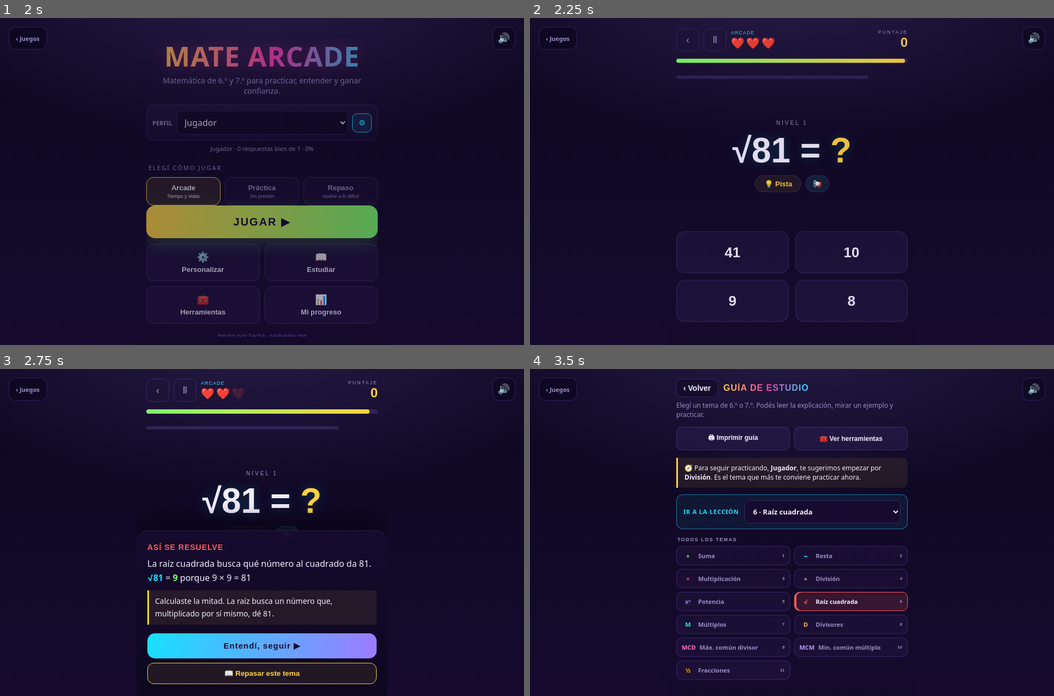
Above: before the commit, frames 1-4 (two rows, left to right).
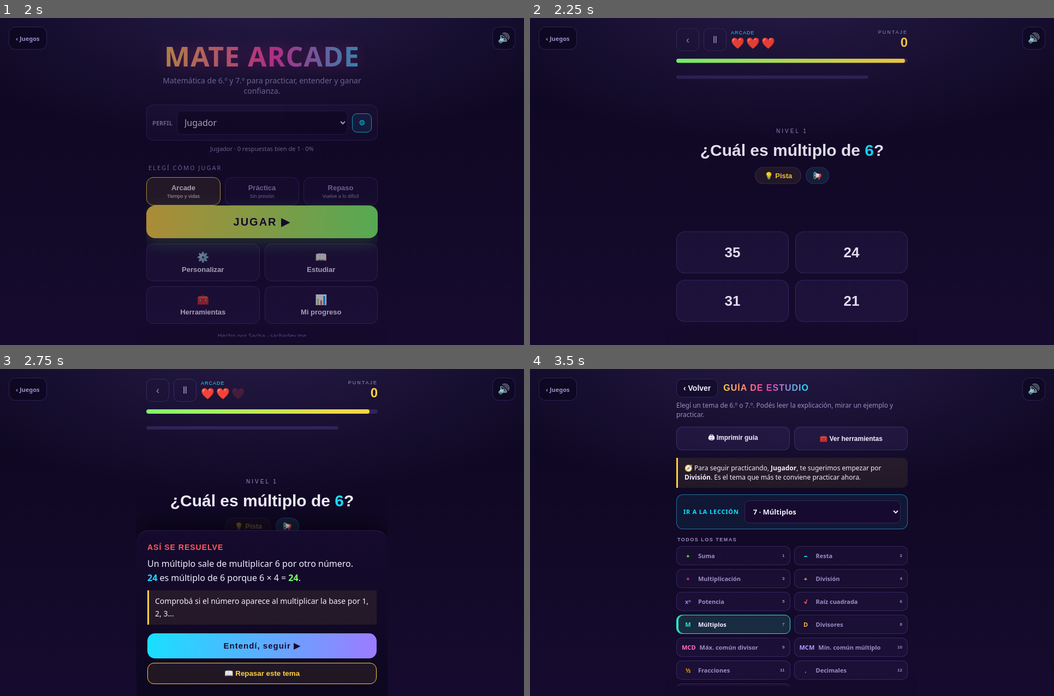
Above: after the commit, the same moments.

Repository: LeandroMelchiori/Juegos-Chicos
Game: browser game, page games/mate-arcade/index.html
Same seed, same stepped clock (60 frames per second), same inputs: the game is played once before the commit and once after it.
Inputs (mouse positions are in pixels of both pictures, inside the frame that each line leads up to):
- Up to frame 1 (2 s): click "JUGAR ▶" at 0.27 s; click (241, 305) at 0.52 s; type "5" at 0.52 s; click "OK" at 0.77 s; click "‹" at 1.27 s; click "JUGAR ▶" at 1.77 s; click "‹" at 1.87 s
- Up to frame 2 (2.25 s): click "JUGAR ▶" at 2.02 s
- Up to frame 3 (2.75 s): click "41" (after the commit: "35") at 2.47 s
- Up to frame 4 (3.5 s): click "📖 Repasar este tema" at 3.07 s

Frame 1 is identical in both runs. In frame 2, 1.4% of the frame differs, in the area x 32-68%, y 31-88%; in frame 3, 2.4%; in frame 4, 2.8%, in the area x 27-73%, y 42-97%.

Commit message:
Sumar decimales y simplificación a Mate Arcade para ampliar las lecciones

Diff:
--- a/games/mate-arcade/index.html
+++ b/games/mate-arcade/index.html
@@ -64,6 +64,8 @@
       <button class="op" data-op="mcd" data-active="1"><span class="sym txt">MCD</span><span class="nm">MÁX COMÚN</span></button>
       <button class="op" data-op="mcm" data-active="1"><span class="sym txt">MCM</span><span class="nm">MÍN COMÚN</span></button>
       <button class="op" data-op="frac" data-active="1"><span class="sym">½</span><span class="nm">FRACCIONES</span></button>
+      <button class="op" data-op="dec" data-active="1"><span class="sym">,</span><span class="nm">DECIMALES</span></button>
+      <button class="op" data-op="simp" data-active="1"><span class="sym">÷/÷</span><span class="nm">SIMPLIFICAR</span></button>
     </div>
     <div class="quick" id="quick">
       <button class="chip" data-sel="all">Todas</button>
--- a/games/mate-arcade/js/app.js
+++ b/games/mate-arcade/js/app.js
@@ -8,12 +8,12 @@
   function safeSet(k,v){try{localStorage.setItem(k,v);}catch(e){mem[k]=String(v);}}
 
   var STORAGE_KEY="mateArcadeDataV2";
-  var DEFAULT_OPS=["add","sub","mul","div","pow","root","mlt","dvs","mcd","mcm","frac"];
+  var DEFAULT_OPS=["add","sub","mul","div","pow","root","mlt","dvs","mcd","mcm","frac","dec","simp"];
   function blankProgress(){
-    return {best:0,total:0,correct:0,sessions:0,practiceSessions:0,reviewSessions:0,bestCombo:0,byOp:{},studyByOp:{},unlocked:[],stickers:[],
+    return {best:0,total:0,correct:0,sessions:0,practiceSessions:0,reviewSessions:0,bestCombo:0,byOp:{},studyByOp:{},unlocked:[],stickers:[],lastDaily:null,
       preferences:{mode:"arcade",answerMode:"mixed",rounds:10,sound:true,vibration:true,contrast:false,motion:false,largeText:false,calm:false},
       ops:DEFAULT_OPS.slice(),
-      diffByOp:{add:"normal",sub:"normal",mul:"normal",div:"normal",pow:"normal",root:"normal",mlt:"normal",dvs:"normal",mcd:"normal",mcm:"normal",frac:"normal"}};
+      diffByOp:{add:"normal",sub:"normal",mul:"normal",div:"normal",pow:"normal",root:"normal",mlt:"normal",dvs:"normal",mcd:"normal",mcm:"normal",frac:"normal",dec:"normal",simp:"normal"}};
   }
   function loadStore(){
     var raw=safeGet(STORAGE_KEY),data;
@@ -74,9 +74,9 @@
     learnReturn:"menu",toolsReturn:"menu",studyFromError:false,currentStudyOp:"add",studyTab:"understand",retryQueue:[],retryContext:null,
     lastFocus:null};
 
-  var OPNAME={add:"Suma",sub:"Resta",mul:"Multiplicación",div:"División",pow:"Potencia",root:"Raíz",mlt:"Múltiplos",dvs:"Divisores",mcd:"Máx. común divisor",mcm:"Mín. común múltiplo",frac:"Fracciones"};
-  var OPSYM ={add:"+",sub:"−",mul:"×",div:"÷",pow:"xⁿ",root:"√",mlt:"M",dvs:"D",mcd:"MCD",mcm:"MCM",frac:"½"};
-  var OPORDER=["add","sub","mul","div","pow","root","mlt","dvs","mcd","mcm","frac"];
+  var OPNAME={add:"Suma",sub:"Resta",mul:"Multiplicación",div:"División",pow:"Potencia",root:"Raíz",mlt:"Múltiplos",dvs:"Divisores",mcd:"Máx. común divisor",mcm:"Mín. común múltiplo",frac:"Fracciones",dec:"Decimales",simp:"Simplificar"};
+  var OPSYM ={add:"+",sub:"−",mul:"×",div:"÷",pow:"xⁿ",root:"√",mlt:"M",dvs:"D",mcd:"MCD",mcm:"MCM",frac:"½",dec:",",simp:"÷/÷"};
+  var OPORDER=["add","sub","mul","div","pow","root","mlt","dvs","mcd","mcm","frac","dec","simp"];
   var ACHIEVEMENTS=[
     {id:"first",icon:"🌟",name:"Primer paso",desc:"Resolver una cuenta"},
     {id:"first10",icon:"🎯",name:"En carrera",desc:"Alcanzar 10 aciertos"},
@@ -332,6 +332,61 @@
         solve="Multiplicá por "+m+" arriba y abajo en la primera: <div class='frac-inline'><span>"+(n1*m)+"</span><span>"+den2+"</span></div>. Ahora sumá los de arriba: "+(n1*m)+" + "+n2+" = <span class='res'><div class='frac-inline'><span>"+ans+"</span><span>"+den2+"</span></div></span>.";
         return {text:text, ans:ans, op:op, equals:false, options:shuffle([ans].concat(distractors)).map(function(n){return {value:n,html:"<div class='frac-inline'><span>"+n+"</span><span>"+den2+"</span></div>"};}), meta:{}, hint:hint, solve:solve};
       }
+    }else if(op==="dec"){
+      var tipoDec = ri(1, 2); // 1 = suma, 2 = resta
+      var int1 = ri(0, 10), dec1 = ri(1, 9);
+      var int2 = ri(0, 10), dec2 = ri(1, 9);
+      var v1 = int1 + dec1 / 10;
+      var v2 = int2 + dec2 / 10;
+      var str1 = v1.toFixed(1).replace(".", ",");
+      var str2 = v2.toFixed(1).replace(".", ",");
+      if (tipoDec === 1) {
+        ans = Math.round((v1 + v2) * 10) / 10;
+        var strAns = ans.toFixed(1).replace(".", ",");
+        text = str1 + " + " + str2;
+        distractors = [
+          Math.round((ans + 1) * 10) / 10,
+          Math.round((ans - 0.1) * 10) / 10,
+          Math.round((ans + 0.1) * 10) / 10
+        ];
+        hint = "Alineá las comas. Sumá los décimos con los décimos y los enteros con enteros.";
+        solve = "Alineando la coma: <br> " + str1 + " <br>+ " + str2 + " <br>= <span class='res'>" + strAns + "</span>";
+      } else {
+        if (v1 < v2) { var temp = v1; v1 = v2; v2 = temp; var tempStr = str1; str1 = str2; str2 = tempStr; }
+        if (v1 === v2) { v1 += 1.5; str1 = v1.toFixed(1).replace(".", ","); }
+        ans = Math.round((v1 - v2) * 10) / 10;
+        var strAns = ans.toFixed(1).replace(".", ",");
+        text = str1 + " − " + str2;
+        distractors = [
+          Math.round((ans + 1) * 10) / 10,
+          Math.round((ans - 0.1) * 10) / 10,
+          Math.round((ans + 0.1) * 10) / 10
+        ];
+        hint = "Alineá las comas y restá columna por columna.";
+        solve = "Alineando la coma: <br> " + str1 + " <br>− " + str2 + " <br>= <span class='res'>" + strAns + "</span>";
+      }
+      var optsDec = shuffle([ans].concat(distractors)).map(function(n) { return { value: n, html: n.toFixed(1).replace(".", ",") }; });
+      return { text: text, ans: ans, op: op, equals: false, options: optsDec, meta: {}, hint: hint, solve: solve };
+    }else if(op==="simp"){
+      var factor = ri(2, 5);
+      var n = ri(1, 5), d = ri(2, 7);
+      while(n>=d || gcd(n,d)!==1) {
+        n = ri(1, 5); d = ri(2, 7);
+      }
+      var numOrig = n * factor, denOrig = d * factor;
+      ans = n + "/" + d;
+      text = "¿Cuál es la fracción simplificada de <div class='frac-inline'><span>" + numOrig + "</span><span>" + denOrig + "</span></div>?";
+      var dist1 = (n+1) + "/" + d;
+      var dist2 = n + "/" + (d+1);
+      var dist3 = (n*2) + "/" + (d*2);
+      distractors = [dist1, dist2, dist3];
+      hint = "Buscá un divisor común (como " + factor + ") para dividir arriba y abajo.";
+      solve = "Dividimos por " + factor + " arriba y abajo:<br><div class='frac-inline'><span>" + numOrig + "÷" + factor + "</span><span>" + denOrig + "÷" + factor + "</span></div> = <span class='res'><div class='frac-inline'><span>" + n + "</span><span>" + d + "</span></div></span>";
+      var optsSimp = shuffle([ans].concat(distractors)).map(function(val) {
+        var parts = val.split("/");
+        return { value: val, html: "<div class='frac-inline'><span>" + parts[0] + "</span><span>" + parts[1] + "</span></div>" };
+      });
+      return { text: text, ans: ans, op: op, equals: false, options: optsSimp, meta: {}, hint: hint, solve: solve };
     }else{ // mcm
       var gloM=d.commonMax;
       var A2,B2,L,t4=0;
@@ -607,7 +662,7 @@
   function answerLabel(){
     var opts=state.cur&&state.cur.options;
     if(opts){
-      for(var i=0;i<opts.length;i++)if(typeof opts[i]==="object"&&Number(opts[i].value)===state.answer)return opts[i].label;
+      for(var i=0;i<opts.length;i++)if(typeof opts[i]==="object"&&String(opts[i].value)===String(state.answer))return opts[i].label;
     }
     return state.answer;
   }
@@ -626,7 +681,7 @@
     $("#answerInput").disabled=true;
     var all=document.querySelectorAll(".opt");
     all.forEach(function(o){o.classList.add("disabled");});
-    if(val===state.answer){
+    if(String(val)===String(state.answer)){
       if(btn)btn.classList.add("correct");
       var gained;
       if(state.usedHint){ gained=8; } // con pista: puntos base, sin bonus ni combo
@@ -645,7 +700,7 @@
       setTimeout(finishOrNext,650);
     }else{
       if(btn)btn.classList.add("wrong");
-      all.forEach(function(o){if(Number(o.dataset.value)===state.answer)o.classList.add("correct");});
+      all.forEach(function(o){if(String(o.dataset.value)===String(state.answer))o.classList.add("correct");});
       bump(state.cur.op,"fail");
       var diagnosis=diagnoseMistake(state.cur,val);
       state.cur.diagnosis=diagnosis;
@@ -664,7 +719,7 @@
     state.locked=true; state.answered++; state.lastValue=null; $("#hintBtn").disabled=true;
     document.querySelectorAll(".opt").forEach(function(o){
       o.classList.add("disabled");
-      if(Number(o.dataset.value)===state.answer)o.classList.add("correct");
+      if(String(o.dataset.value)===String(state.answer))o.classList.add("correct");
     });
     sndBad(); vibrate([0,40,30,60]);
     bump(state.cur.op,"fail");
--- a/games/mate-arcade/js/lessons.js
+++ b/games/mate-arcade/js/lessons.js
@@ -65,7 +65,19 @@
    h:"Si el denominador es igual, sumá los de arriba (numeradores) y dejá el mismo abajo.",
    e:"<b>1/5 + 2/5</b> = <span class='r'>3/5</span>.",
    t:"Si los de abajo son distintos, primero hay que igualarlos buscando un denominador común (como el MCM).",
-   w:"¡Ojo! El número de abajo (denominador) NUNCA se suma."}
+   w:"¡Ojo! El número de abajo (denominador) NUNCA se suma."},
+  {s:",",c:"#00C9A7",name:"Decimales",
+   q:"Los decimales indican partes de un entero, como los centavos en el dinero.",
+   h:"Para sumar o restar decimales, lo más importante es alinear la coma para que coincidan enteros con enteros, décimos con décimos.",
+   e:"<b>1,5 + 0,3</b> = <span class='r'>1,8</span>.",
+   t:"Si a un número le faltan cifras, podés completarlas con ceros a la derecha de la coma (ej: 1,5 es 1,50).",
+   w:"No alinees los números empujándolos a la derecha, siempre alineá las comas."},
+  {s:"÷/÷",c:"#FF7A59",name:"Simplificar",
+   q:"Simplificar es encontrar una fracción equivalente con números más chicos.",
+   h:"Tenés que dividir el número de arriba (numerador) y el de abajo (denominador) por un mismo divisor común.",
+   e:"<b>4/8</b> dividiendo ambos por 4 queda <span class='r'>1/2</span>.",
+   t:"Ayuda mucho buscar el Máximo Común Divisor (MCD) de los dos números.",
+   w:"Si dividís arriba por 2, abajo también tenés que dividir por 2."}
 ];
 var LESSONS={
   add:{
@@ -232,6 +244,36 @@
       {q:"¿Cómo resolvés 2/7 + 3/7?",o:["Sumo 2+3, y el 7 queda igual.","Sumo 2+3 y también 7+7."],a:0,e:"Si el tamaño (7) es igual, solo sumás las partes (2+3)."},
       {q:"Si tenés denominadores 2 y 4, ¿qué hacés?",o:["Multiplico el 2 para llegar a 4.","Sumo los denominadores 2+4."],a:0,e:"Hay que igualarlos. Multiplicar arriba y abajo por 2 transforma el medio en cuartos."}
     ]
+  },
+  dec:{
+    grade:"5.º–6.º",
+    goal:"Sumar y restar con números decimales respetando el valor posicional de las comas.",
+    prior:["Suma y resta","Valor posicional","Concepto de coma"],
+    context:{icon:"💰",title:"Contar monedas",text:"Si tenés $1,50 y te encontrás $0,30, ¿cuánto tenés en total?",math:"1,5 + 0,3 = 1,8"},
+    visual:"<div class='math-scene compare-rows'><div><small>Alineando la coma</small><span>1 , 5</span><span>0 , 3</span><b>1 , 8</b></div></div><div class='math-result'><span>La coma actúa de guía central.</span><strong>1,5 + 0,3 = 1,8</strong></div>",
+    compare:{bad:"1,5 + 0,03 = 0,18",badNote:"El 5 está en los décimos, el 3 en los centésimos. No se pueden sumar directamente.",good:"1,50 + 0,03 = 1,53",goodNote:"Completando con ceros es más fácil alinear correctamente."},
+    steps:["Escribí un número debajo del otro, asegurándote de que las comas queden exactamente en la misma columna.","Si un número tiene menos decimales, completá con ceros a la derecha.","Sumá o restá como si la coma no estuviera.","Al final, bajá la coma directo a la misma columna en el resultado."],
+    mental:"Para 2,4 + 1,2, pensalo como 24 + 12 = 36, y luego poné la coma en el medio: 3,6.",
+    remember:["La regla de oro: LA COMA MANDA.","Enteros con enteros, décimos con décimos.","Los ceros a la derecha de la parte decimal no cambian el valor del número (ej: 2,5 es lo mismo que 2,50)."],
+    quiz:[
+      {q:"Si vas a sumar 3,5 + 1,42, ¿cómo alineás los números?",o:["Para que las comas queden una debajo de la otra.","Para que el 5 y el 2 queden alineados a la derecha."],a:0,e:"Alinear a la derecha es un error de números enteros. En decimales manda la coma."},
+      {q:"¿Qué podés hacer para que 3,5 sea más fácil de sumar con 1,42?",o:["Escribirlo como 3,50.","Escribirlo como 0,35."],a:0,e:"Los ceros al final de los decimales no cambian el valor (3,5 = 3,50)."}
+    ]
+  },
+  simp:{
+    grade:"6.º–7.º",
+    goal:"Encontrar la fracción irreducible dividiendo el numerador y denominador por divisores comunes.",
+    prior:["Divisores","Fracciones","MCD"],
+    context:{icon:"🍰",title:"Porciones más grandes",text:"Tener 4 de 8 porciones es exactamente lo mismo que tener la mitad (1 de 2) de la torta.",math:"4/8 = 1/2"},
+    visual:"<div class='math-scene compare-rows'><div><small>Simplificando 4/8</small><div class='frac-inline'><span>4 ÷ 4</span><span>8 ÷ 4</span></div> = <div class='frac-inline'><span>1</span><span>2</span></div></div></div><div class='math-result'><span>El mismo divisor arriba y abajo.</span><strong>4/8 es equivalente a 1/2</strong></div>",
+    compare:{bad:"4/8 = 2/8",badNote:"Dividió el de arriba por 2, pero no tocó el de abajo. ¡La torta no se transformó mágicamente!",good:"4/8 = 2/4 = 1/2",goodNote:"Dividió por 2 arriba y abajo, y luego lo volvió a hacer. Ambas son equivalentes."},
+    steps:["Encontrá un número que divida de manera exacta tanto al numerador (el de arriba) como al denominador (el de abajo).","Hacé la división en los dos números.","Si la nueva fracción se puede volver a dividir, repetí el proceso.","Si buscás el Máximo Común Divisor (MCD) primero, la simplificás de un solo paso."],
+    mental:"Si los dos son pares, dividí por 2 (sacá la mitad). Si terminan en 0 o 5, dividí por 5.",
+    remember:["¡Lo que hacés arriba, lo hacés abajo!","La fracción se ve diferente, pero representa la misma cantidad.","Una fracción 'irreducible' es la que ya no se puede achicar más."],
+    quiz:[
+      {q:"Para simplificar 6/9, ¿por qué número dividís?",o:["Por 3 arriba y por 3 abajo.","Por 2 arriba y por 3 abajo."],a:0,e:"El divisor TIENE que ser el mismo para ambos números (en este caso, 3)."},
+      {q:"¿Qué fracción es irreducible?",o:["1/3","2/6"],a:0,e:"1/3 ya no se puede dividir más por un mismo número."}
+    ]
   }
 };
 window.MateArcadeContent={STUDY:STUDY,LESSONS:LESSONS};
--- a/tests/smoke-test.js
+++ b/tests/smoke-test.js
@@ -66,7 +66,7 @@
   elements.set(id, new Element(id));
 }
 
-const ops = ["add", "sub", "mul", "div", "pow", "root", "mlt", "dvs", "mcd", "mcm", "frac"].map((op) => {
+const ops = ["add", "sub", "mul", "div", "pow", "root", "mlt", "dvs", "mcd", "mcm", "frac", "dec", "simp"].map((op) => {
   const el = new Element();
   el.dataset.op = op;
   el.dataset.active = "1";
@@ -146,27 +146,27 @@
 vm.runInNewContext(instrumentedScript, context);
 
 assert.strictEqual(elements.get("profileSelect").children.length, 1, "Debe crear el perfil inicial");
-assert.strictEqual(elements.get("studyList").children.length, 11, "Debe renderizar las once fichas");
-assert.strictEqual(elements.get("studyIndex").children.length, 11, "Debe renderizar un índice compacto");
-assert.strictEqual(elements.get("studyTopicSelect").children.length, 11, "Debe permitir saltar directamente a cualquiera de las once lecciones");
+assert.strictEqual(elements.get("studyList").children.length, 13, "Debe renderizar las trece fichas");
+assert.strictEqual(elements.get("studyIndex").children.length, 13, "Debe renderizar un índice compacto");
+assert.strictEqual(elements.get("studyTopicSelect").children.length, 13, "Debe permitir saltar directamente a cualquiera de las trece lecciones");
 assert.match(elements.get("studyList").children[0].innerHTML, /QUÉ VAS A APRENDER/, "Cada ficha debe incluir un objetivo");
 assert.match(elements.get("studyList").children[0].innerHTML, /Miralo en acción/, "Cada ficha debe incluir una representación matemática visual");
 assert.match(elements.get("studyList").children[0].innerHTML, /Radar de errores/, "Cada ficha debe contrastar errores plausibles");
 assert.match(elements.get("studyList").children[0].innerHTML, /lesson-quiz/, "Cada ficha debe incluir un desafío corto");
 assert.match(elements.get("studyList").children[0].innerHTML, /lesson-tabs/, "Cada lección debe dividirse en pestañas");
-assert.strictEqual(Object.keys(window.__test.LESSONS).length, 11, "Deben existir once microlecciones");
+assert.strictEqual(Object.keys(window.__test.LESSONS).length, 13, "Deben existir trece microlecciones");
 for (const [op, lesson] of Object.entries(window.__test.LESSONS)) {
   assert(lesson.goal && lesson.visual && lesson.steps.length >= 3, `${op} debe tener objetivo, visual y pasos`);
-  assert(["4.º–6.º", "6.º", "6.º–7.º"].includes(lesson.grade), `${op} debe indicar el grado sugerido`);
+  assert(["4.º–6.º", "5.º–6.º", "6.º", "6.º–7.º"].includes(lesson.grade), `${op} debe indicar el grado sugerido`);
   assert(lesson.context && lesson.context.icon && lesson.context.math, `${op} debe conectar la idea con una situación visual`);
   assert(lesson.compare && lesson.compare.bad && lesson.compare.good, `${op} debe comparar un error plausible con el razonamiento correcto`);
   assert.strictEqual(lesson.quiz.length, 2, `${op} debe tener dos preguntas guiadas`);
   assert.match(window.__test.quizMarkup(op, 0), /quiz-option/, `${op} debe renderizar opciones de práctica`);
 }
-assert.strictEqual(elements.get("levelList").children.length, 11, "Debe renderizar niveles por operación");
-elements.get("studyTopicSelect").value = "frac";
+assert.strictEqual(elements.get("levelList").children.length, 13, "Debe renderizar niveles por operación");
+elements.get("studyTopicSelect").value = "simp";
 elements.get("studyTopicSelect").onchange();
-assert.strictEqual(elements.get("lessonPosition").textContent, "11 de 11", "El selector debe saltar directamente a la última lección");
+assert.strictEqual(elements.get("lessonPosition").textContent, "13 de 13", "El selector debe saltar directamente a la última lección");
 
 elements.get("customizeBtn").onclick();
 assert.strictEqual(elements.get("customize").classList.contains("active"), true, "Debe mover la configuración a su propia pantalla");
@@ -223,7 +223,7 @@
 
 elements.get("progressBtn").onclick();
 assert.strictEqual(elements.get("progress").classList.contains("active"), true, "Debe abrir el panel de progreso");
-assert.strictEqual(elements.get("masteryList").children.length, 11, "Debe mostrar dominio de los once temas");
+assert.strictEqual(elements.get("masteryList").children.length, 13, "Debe mostrar dominio de los trece temas");
 assert.strictEqual(elements.get("achievementList").children.length, 10, "Debe mostrar todos los logros");
 elements.get("exportBtn").onclick();
 
